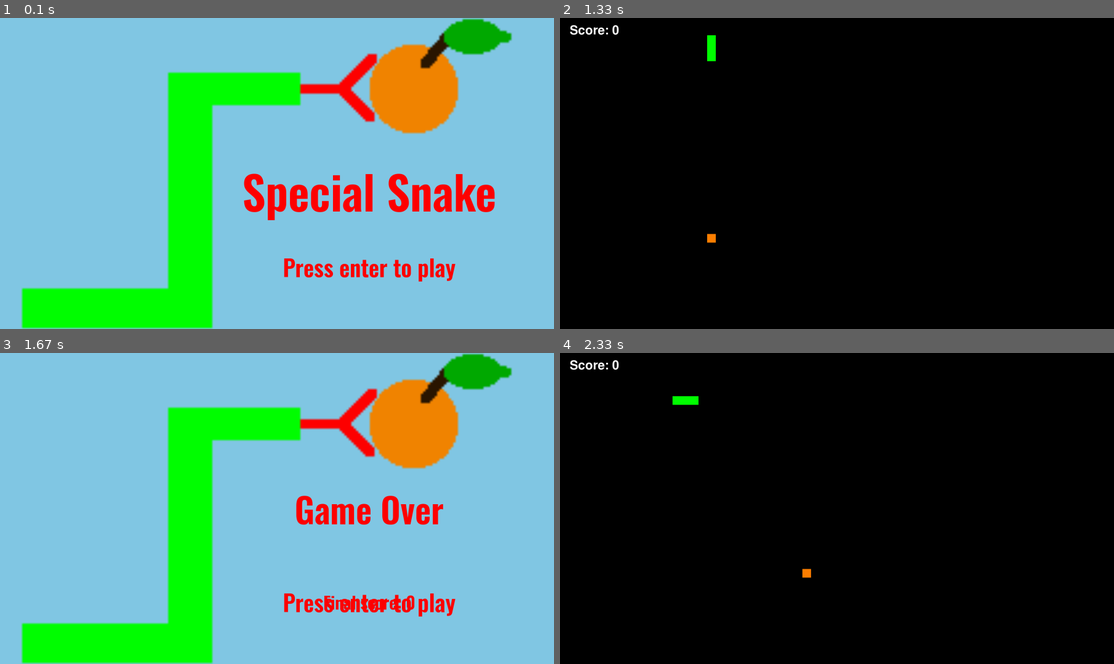
Above: before the commit, frames 1-4 (two rows, left to right).
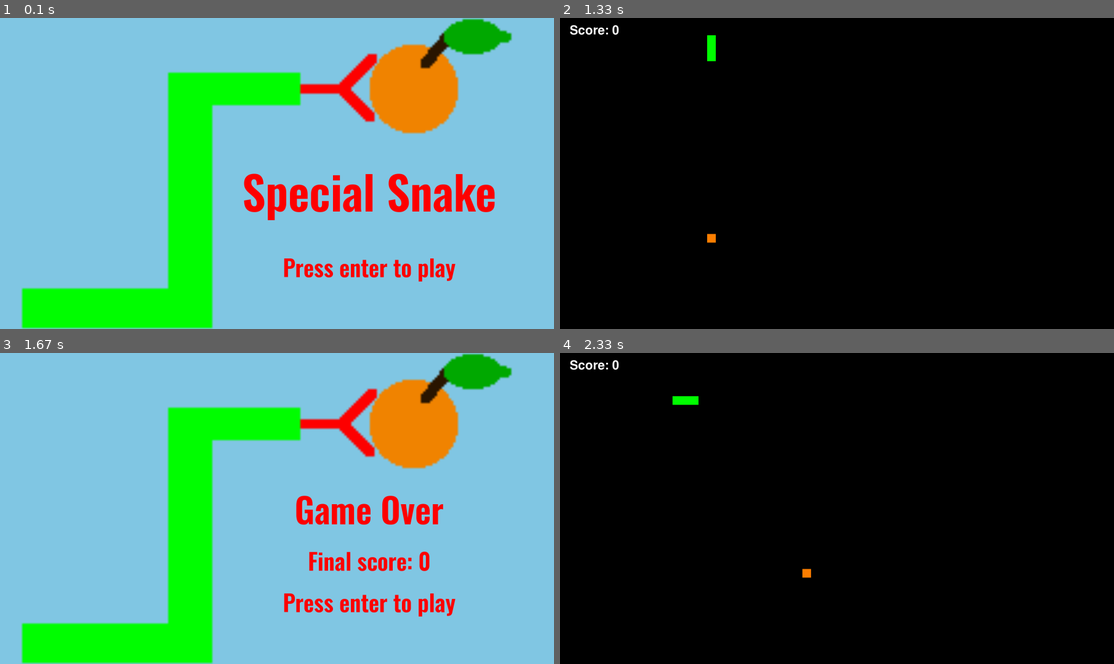
Above: after the commit, the same moments.

Repository: hutgib2/games_site
Game: pygame game, started from games/snake/src/main.py
Same seed, same stepped clock (60 frames per second), same inputs: the game is played once before the commit and once after it.
Inputs:
- Up to frame 1 (0.1 s): no input
- Up to frame 2 (1.33 s): tap Enter at 0.33 s; hold W from 1.17 s (still down)
- Up to frame 3 (1.67 s): release W at 1.63 s
- Up to frame 4 (2.33 s): tap Enter at 1.67 s

Frames 1-2 are identical in both runs. In frame 3, 0.9% of the frame differs, in the area x 55-78%, y 63-83%; in frame 4, nothing differs.

Commit message:
started adding powerups to snake
Co-authored-by: edenjamsalem <edenjamsalem@users.noreply.github.com>

Diff:
--- a/games/snake/src/game/snake.py
+++ b/games/snake/src/game/snake.py
@@ -1,16 +1,24 @@
 import pygame
 import sys
-import random
+from random import randint, choice
 from game.settings import *
 from game.textSprite import TextSprite
+from utils.timer import Timer
 from utils.async_clock import AsyncClock
 
 # powerup ideas:
 # 1. snake shrinker
 # 2. bounce off walls
 # 3. instant turnaround
-# 4. invincibility
-# 5. food magnet
+# 4. food magnet
+# 5. Score multiplier maybe?
+
+# TASK: add powerups to game
+# - create a timer that spawns a powerup on the screen
+    # just print "powerup" when timer executes
+
+# - start with just snake shrinker and we'll more after
+# - when snake eats powerup, activate it
 
 class Snake():
     def __init__(self):
@@ -24,12 +32,25 @@
         TextSprite('Game Over', (WINDOW_WIDTH / 1.5, WINDOW_HEIGHT / 2), self.text_color, WINDOW_WIDTH / 16, self.game_over_sprites)
         self.bg_image = pygame.image.load('assets/images/snake.png')
         self.bg_image = pygame.transform.smoothscale(self.bg_image, (WINDOW_WIDTH, WINDOW_HEIGHT))
+        self.powerup_pos = None
+        self.powerup_list = ['shrink', 'multiplier']
+        self.powerup_spawn_timer = Timer(5 * 1000, self.spawn_powerup, repeat=True, autostart=True)
+
+    def spawn_powerup(self):
+        if self.powerup_pos:
+            return
+        self.powerup_pos = (randint(1, ROWS-2), randint(1, COLS-2))
+
+    def activate_powerup(self):
+        self.powerup = choice(self.powerup_list)
+        # we need to actually do something with the powerup that is selected
+        if self.powerup == 'shrink':
+            pass
 
     def draw_text(self,text, color, x, y):
         img = FONT.render(text, True, color)
         font_rect = img.get_frect(center=(x, y))
         screen.blit(img, font_rect)
-
 
     async def show_menu(self):
         while True:
@@ -40,7 +61,6 @@
                 if event.type == pygame.KEYDOWN and event.key == pygame.K_RETURN:
                     await self.run()
 
-            # screen.fill((0,0,0))
             screen.blit(self.bg_image)
 
             if self.score != None:
@@ -51,12 +71,11 @@
 
             pygame.display.update()
 
-
     async def run(self):
         self.score = 0
         snake = [(5,5),(5,4),(5,3)]
         direction = (0, 1)
-        food = (random.randint(1, ROWS-2), random.randint(1, COLS-2))
+        food = (randint(1, ROWS-2), randint(1, COLS-2))
         running = True
         while running:
             await self.clock.tick()
@@ -77,12 +96,16 @@
             new_head = (head_row+d_row, head_col+d_col)
 
 
-            # wall_collision
             if new_head == food:
-                food = (random.randint(1, ROWS-2), random.randint(1, COLS-2))
+                food = (randint(1, ROWS-2), randint(1, COLS-2))
             else:
                 snake.pop()
 
+            if new_head == self.powerup_pos:
+                self.activate_powerup()
+                self.powerup_pos = None
+
+            # wall_collision
             if not (0 <= new_head[0] < ROWS and 0 <= new_head[1] < COLS):
                 running = False
             # snake collision
@@ -96,7 +119,11 @@
                 (col*CELL_SIZE, row*CELL_SIZE, CELL_SIZE, CELL_SIZE))
             f_row, f_col = food
             pygame.draw.rect(screen, (255, 128, 0), (f_col*CELL_SIZE, f_row*CELL_SIZE, CELL_SIZE, CELL_SIZE))
+            if self.powerup_pos:
+                pygame.draw.rect(screen, (255, 255, 0), (self.powerup_pos[0]*CELL_SIZE, self.powerup_pos[1]*CELL_SIZE, CELL_SIZE, CELL_SIZE))
+
             self.score = len(snake) - 3
             self.draw_text(f'Score: {self.score}', (255, 255, 255), WINDOW_WIDTH / 16, WINDOW_HEIGHT / 24)
+            self.powerup_spawn_timer.update()
             pygame.display.update()
-        self.score_text = TextSprite(f'Final score: {self.score}', (WINDOW_WIDTH / 1.5, WINDOW_HEIGHT / 1.25), self.text_color, WINDOW_WIDTH / 32, ())
+        self.score_text = TextSprite(f'Final score: {self.score}', (WINDOW_WIDTH / 1.5, WINDOW_HEIGHT / 1.5), self.text_color, WINDOW_WIDTH / 24, ())
Renamed: game_astro_web/src/content/thumbnails/special_snake.png -> game_astro_web/src/content/thumbnails/snake.png
Not shown, added: game_astro_web/public/previews/pong_preview.mp4
Not shown, changed: game_astro_web/src/content/pong.md
